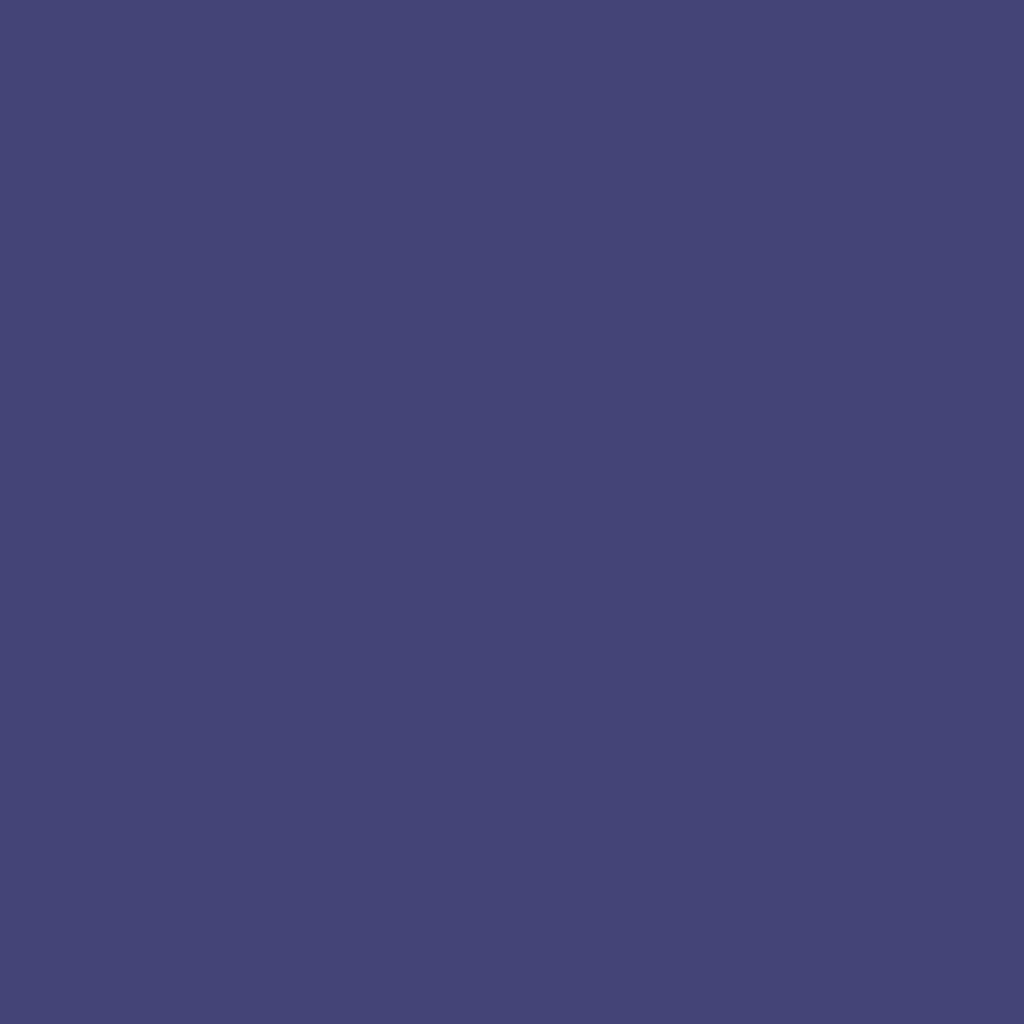
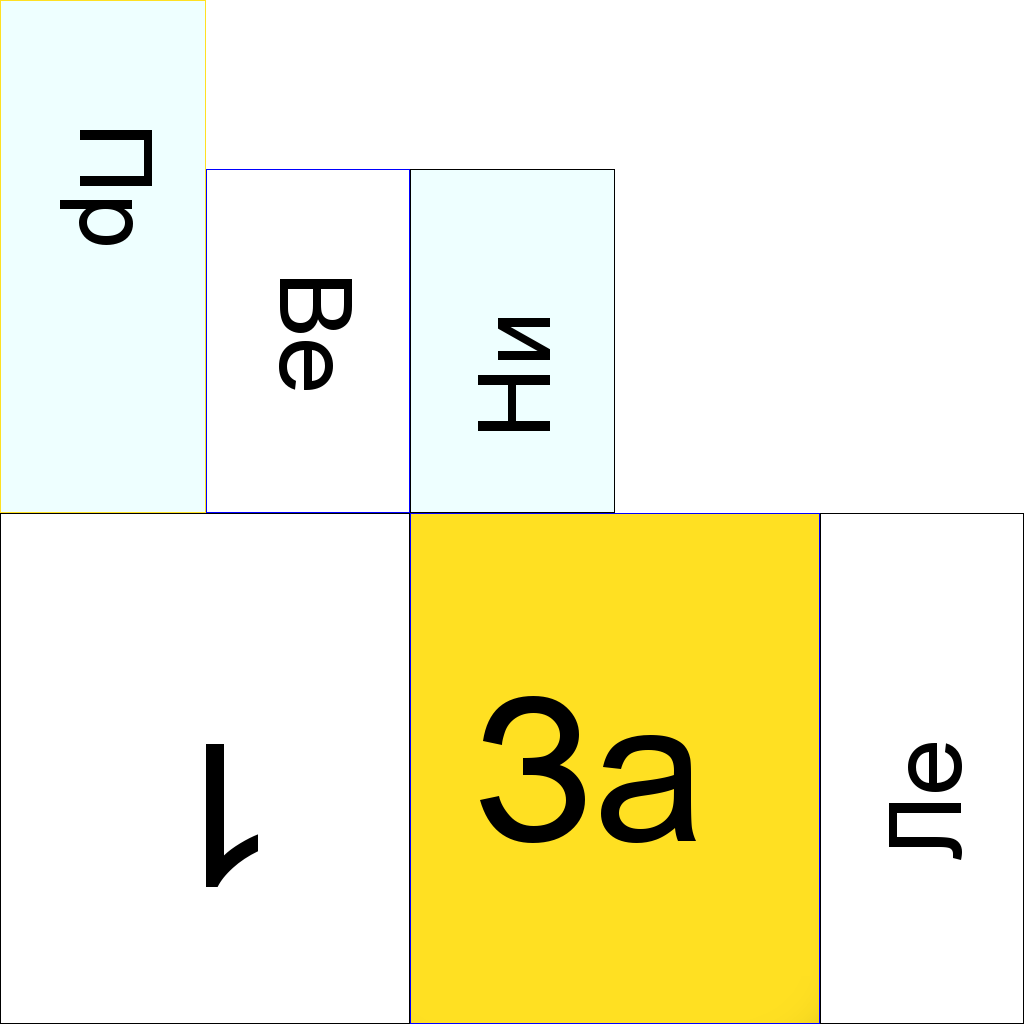
Layers edited between the first and the second w=1024, h=1024 image:
hid "Фон" over [0, 0, 1024, 1024]
added layer "1" above "За" over [206, 744, 258, 887]
added layer "За" above "Пр" over [480, 696, 696, 843]
added layer "Пр" above "Ве" over [60, 130, 152, 245]
added layer "Ве" above "Ле" over [279, 279, 352, 390]
added layer "Ле" above "Ни" over [889, 743, 962, 860]
added layer "Ни" above "Зоны" over [478, 318, 550, 431]
painted on "Зоны" over [0, 0, 1024, 1024]
